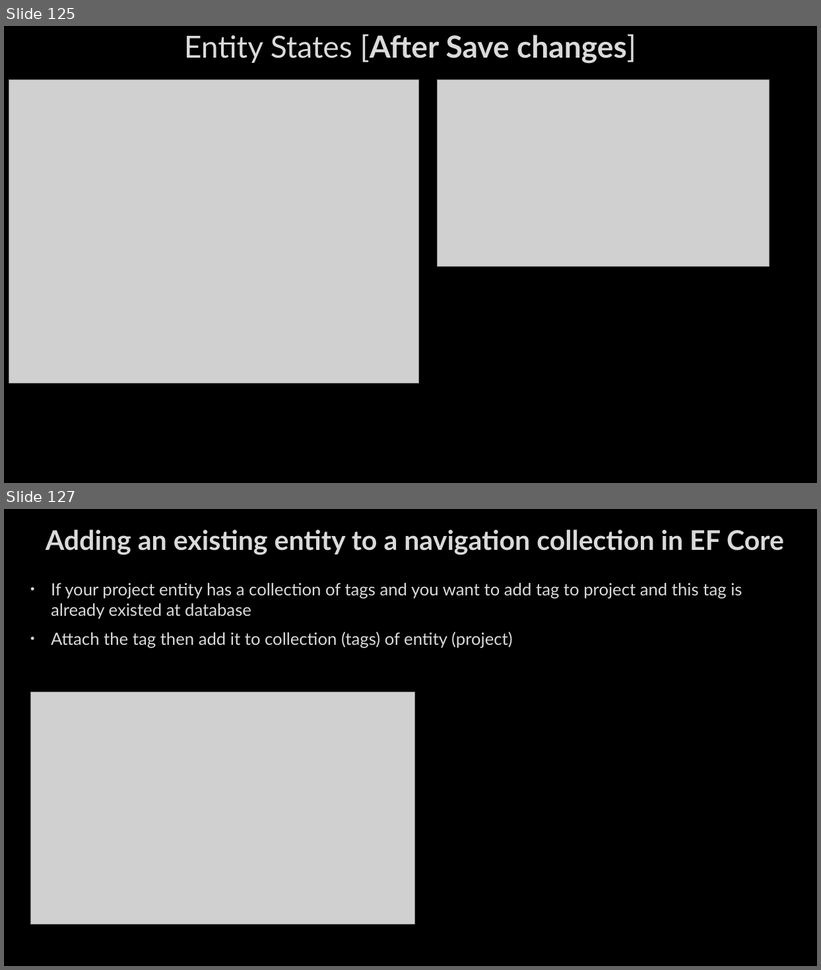
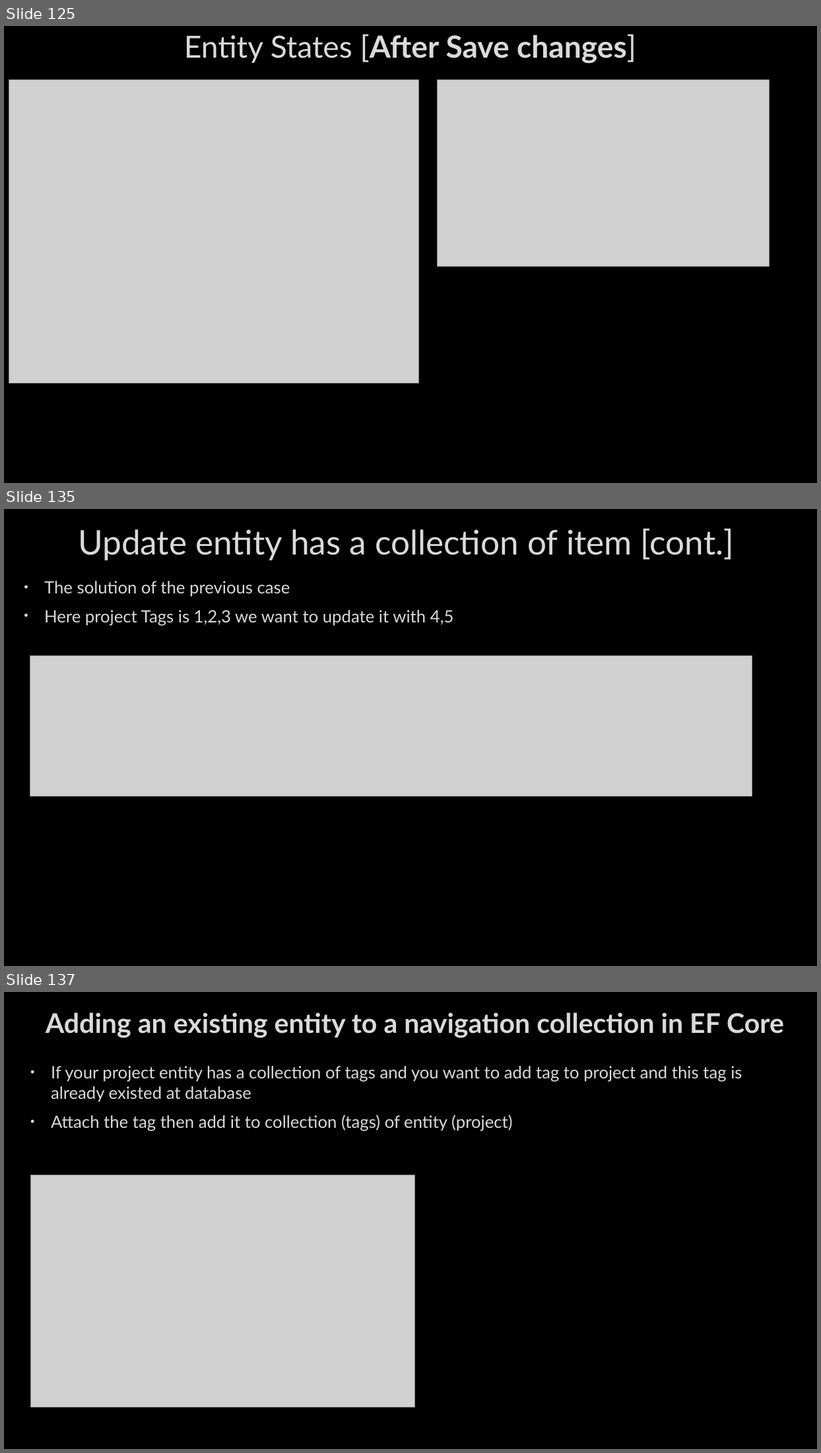
Before and after one commit to AhmedMohamedSamir1/Summary, a slide deck: Dot Net/1_C#, LINQ, EF,OOP&Solid.pptx. Shown one above the other, each under a label of ours: slides 125 and 127 before the commit, slides 125, 135 and 137 after it; the slides between them are not shown. The pictures are 821x970 and 821x1453 pixels, drawn with LibreOffice and Linux fonts; fonts in the diff are those of the drawing; grey boxes stand for pictures; background and template pictures are left out. Boxes give left, top, right and bottom in pixels: in the first picture for what was removed or moved away, otherwise in the second. Text is boxed around its words. In the diff, an @@ line names an element or a change of style, - is before the commit and + after.

```diff
--- a/Dot Net/1_C#, LINQ, EF,OOP&Solid.pptx
+++ b/Dot Net/1_C#, LINQ, EF,OOP&Solid.pptx
@@ slide 135 added at <box>4,509,817,966</box>, background picture (left out) @@
@@ title added at <box>78,528,734,560</box>, 40 pt, text #DADADA @@
+Update entity has a collection of item [cont.]
@@ text added at <box>44,581,454,626</box>, 20 pt, text #DADADA @@
+• The solution of the previous case
+• Here project Tags is 1,2,3 we want to update it with 4,5
@@ picture added at <box>30,656,752,796</box> @@
@@ what was slide 127 is now slide 137 @@
```
Also in this commit, not shown: 2 slides changed, 13 other slides added, 1 slide removed, 4 other files.
